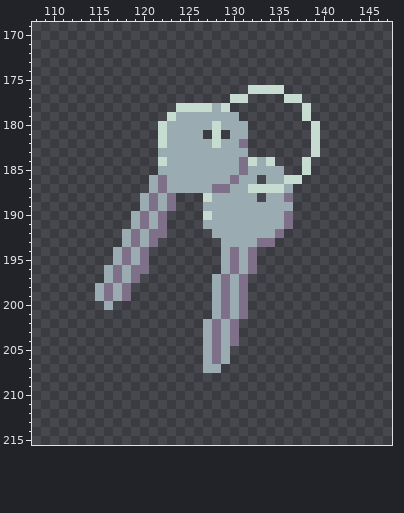
One commit to this pixel-art file: Assets/Sprites/Design Document.ase. The picture above is the old version.
512x512 pixels, 1 frame. Shown: x 108..147, y 169..215.
And afterwards:
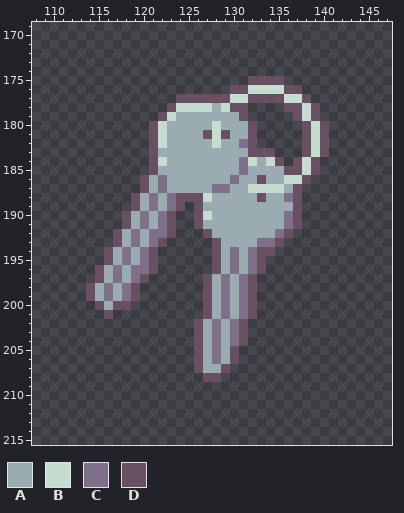
Palette (. is transparent): A #9babb2  B #c7dcd0  C #7f708a  D #694f62
The edit:
@@ x 108..147 @@
 174 ........................................
-175 ........................................
-176 ........................BBBB............
-177 ......................BB....BB..........
-178 ................BBBBAB........B.........
-179 ...............BAAAAAAA.......B.........
-180 ..............BAAAAABAAA.......B........
-181 ..............BAAAA.B.AA.......B........
-182 ..............BAAAAABAAC.......B........
-183 ..............AAAAAAAAAA.......B........
-184 ..............BAAAAAAAACBAB...B.........
-185 ..............AAAAAAAAACAAAA..B.........
-186 .............ACAAAAAAACAA.AABB..........
-187 .............ACAAAAACCAABBBBA...........
-188 ............ACAC...BAAAAA.AAC...........
-189 ............ACAC...AAAAAAAAAA...........
-190 ...........ACAC....BAAAAAAAAC...........
-191 ...........ACAC....AAAAAAAAAC...........
-192 ..........ACACC.....AAAAAAAC............
-193 ..........ACAC.......AAAACC.............
-194 .........ACAC........ACAC...............
-195 .........ACAC........ACAC...............
-196 ........ACACC........ACAC...............
-197 ........ACAC........ACAC................
-198 .......ACAC.........ACAC................
-199 .......ACAC.........ACAC................
-200 ........A...........ACAC................
-201 ....................ACAC................
-202 ...................ACAC.................
-203 ...................ACAC.................
-204 ...................ACAC.................
-205 ...................ACA..................
-206 ...................ACA..................
-207 ...................AA...................
-208 ........................................
+175 ........................DDDD............
+176 ......................DDBBBBDD..........
+177 ................DDDDDDBBDDDDBBD.........
+178 ...............DBBBBABDD....DDBD........
+179 ..............DBAAAAAAAD.....DBD........
+180 .............DBAAAAABAAAD.....DBD.......
+181 .............DBAAAADBDAAD.....DBD.......
+182 .............DBAAAAABAACD.....DBD.......
+183 .............DAAAAAAAAAADDD...DBD.......
+184 .............DBAAAAAAAACBABD.DBD........
+185 .............DAAAAAAAAACAAAADDBD........
+186 ............DACAAAAAAACAADAABBD.........
+187 ............DACAAAAACCAABBBBAD..........
+188 ...........DACACDDDBAAAAADAACD..........
+189 ...........DACACD.DAAAAAAAAAAD..........
+190 ..........DACACD..DBAAAAAAAACD..........
+191 ..........DACACD..DAAAAAAAAACD..........
+192 .........DACACCD...DAAAAAAACD...........
+193 .........DACACD.....DAAAACCD............
+194 ........DACACD......DACACDD.............
+195 ........DACACD......DACACD..............
+196 .......DACACCD......DACACD..............
+197 .......DACACD......DACACD...............
+198 ......DACACD.......DACACD...............
+199 ......DACACD.......DACACD...............
+200 .......DADD........DACACD...............
+201 ........D..........DACACD...............
+202 ..................DACACD................
+203 ..................DACACD................
+204 ..................DACACD................
+205 ..................DACAD.................
+206 ..................DACAD.................
+207 ..................DAAD..................
+208 ...................DD...................
 209 ........................................
